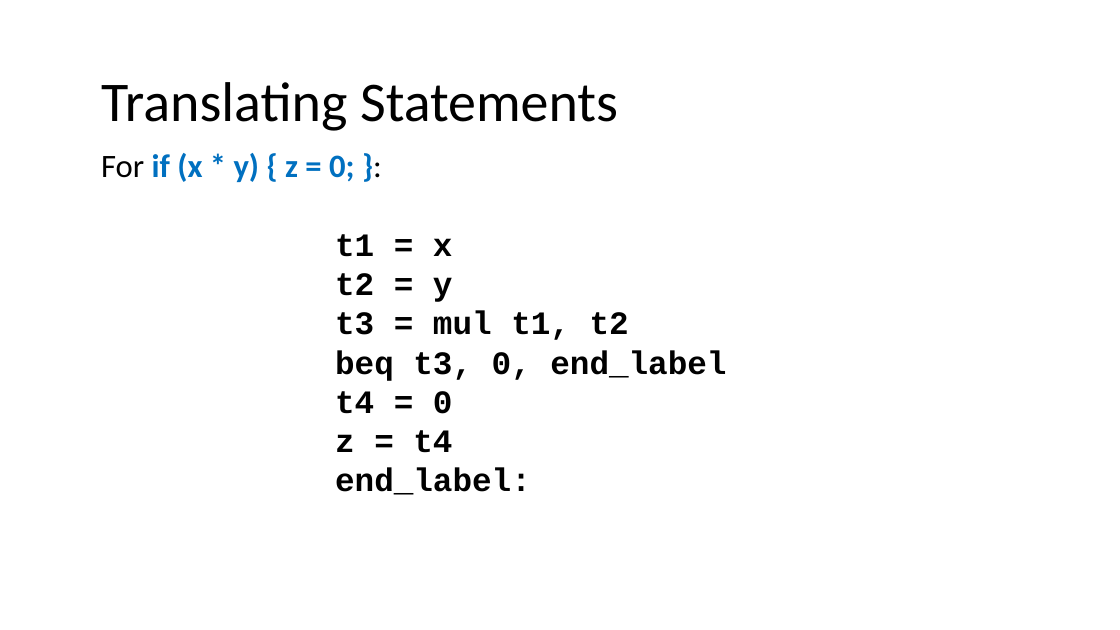
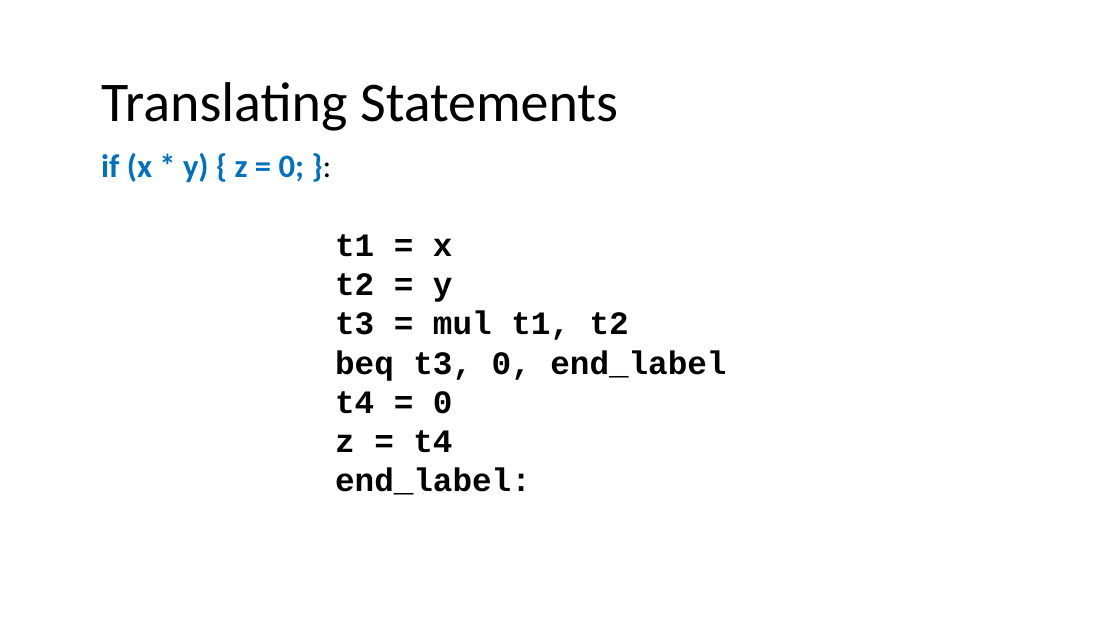
Before and after one commit to nivshani/compilation, a slide deck: slide 39 of slides/IR.pptx. Drawn at 1120x630 pixels with LibreOffice and Linux fonts; fonts in the diff are those of the drawing. Boxes give left, top, right and bottom in pixels: in the first picture for what was removed or moved away, otherwise in the second. Text is boxed around its words. In the diff, an @@ line names an element or a change of style, - is before the commit and + after.

```diff
--- a/slides/IR.pptx
+++ b/slides/IR.pptx
@@ text at [101,153,305,182]: text changed @@
-For if (x * y) { z = 0; }:
+if (x * y) { z = 0; }:
```
Also in this commit, not shown: 21 other slides changed, 1 other file.
